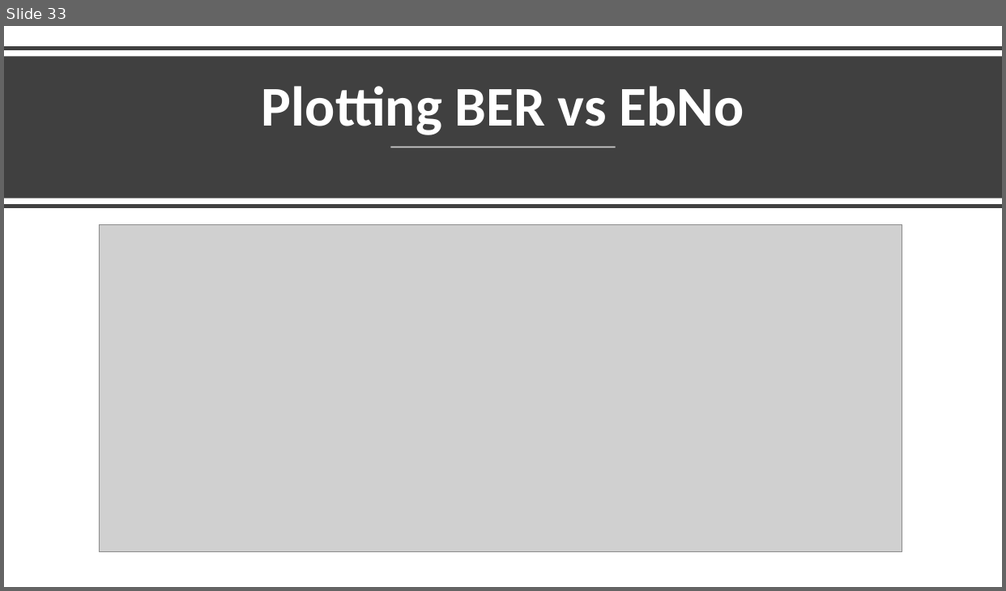
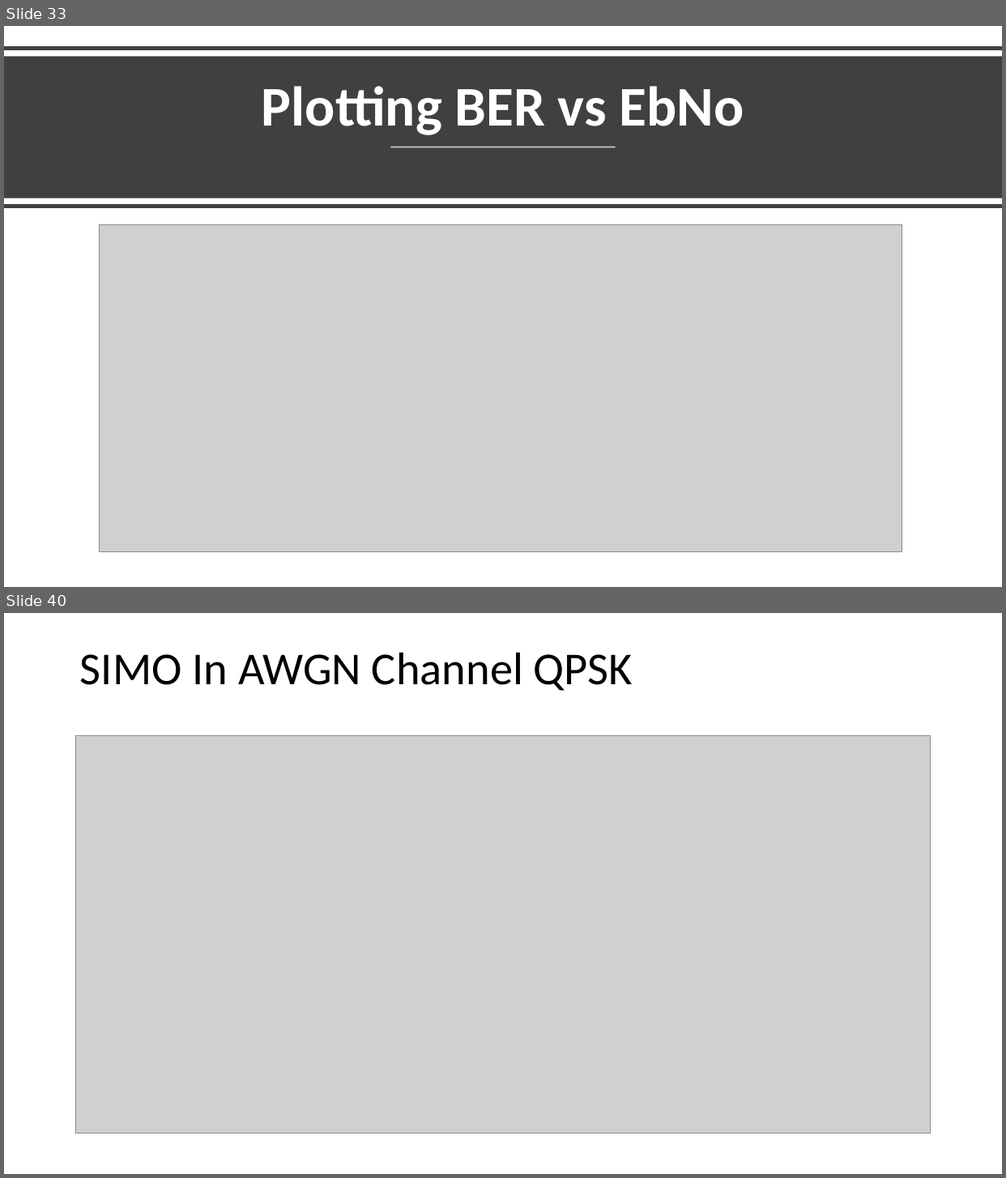
Before and after one commit to mohamedsheded/OFDM, a slide deck: Presenetationchannel-cp.pptx. Shown one above the other, each under a label of ours: slide 33 before the commit, slides 33 and 40 after it; the slides between them are not shown. The pictures are 1006x591 and 1006x1178 pixels, drawn with LibreOffice and Linux fonts; fonts in the diff are those of the drawing; grey boxes stand for pictures. Boxes give left, top, right and bottom in pixels: in the first picture for what was removed or moved away, otherwise in the second. Text is boxed around its words. In the diff, an @@ line names an element or a change of style, - is before the commit and + after.

```diff
--- a/Presenetationchannel-cp.pptx
+++ b/Presenetationchannel-cp.pptx
@@ slide 40 added at (4, 613, 1002, 1174), background #FFFFFF @@
@@ title added at (80, 652, 633, 691), 44 pt, text #000000 @@
+SIMO In AWGN Channel QPSK
@@ picture added at (75, 736, 931, 1133) @@
```
Also in this commit, not shown: 11 other slides added.
